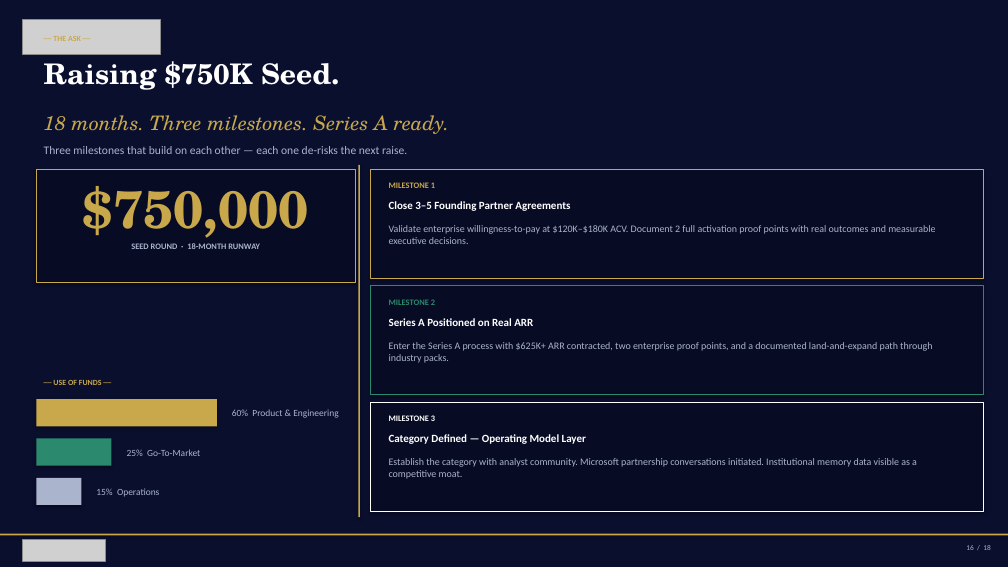
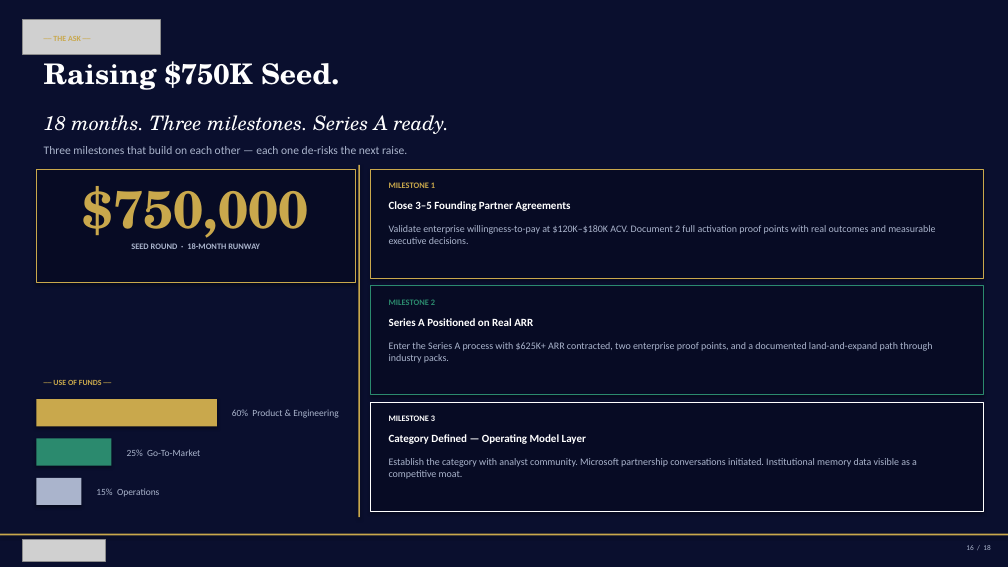
Before and after one commit to mbrunke18/CodePlatform1, a slide deck: slide 17 of attached_assets/VaughnMartin-Investor-Deck-v14-full.pptx. Drawn at 1008x567 pixels with LibreOffice and Linux fonts; fonts in the diff are those of the drawing; grey boxes stand for pictures; background and template pictures are left out; a plain dark background stands for a picture behind light text. Boxes give left, top, right and bottom in pixels: in the first picture for what was removed or moved away, otherwise in the second. Text is boxed around its words. In the diff, an @@ line names an element or a change of style, - is before the commit and + after.

```diff
--- a/attached_assets/VaughnMartin-Investor-Deck-v14-full.pptx
+++ b/attached_assets/VaughnMartin-Investor-Deck-v14-full.pptx
@@ text "18 months. Three milestones. Series ..." at [44,115,450,134]: text colour #C9A84C to #FFFFFF @@
```
Also in this commit, not shown: 1 other slide changed, 2 other files.
